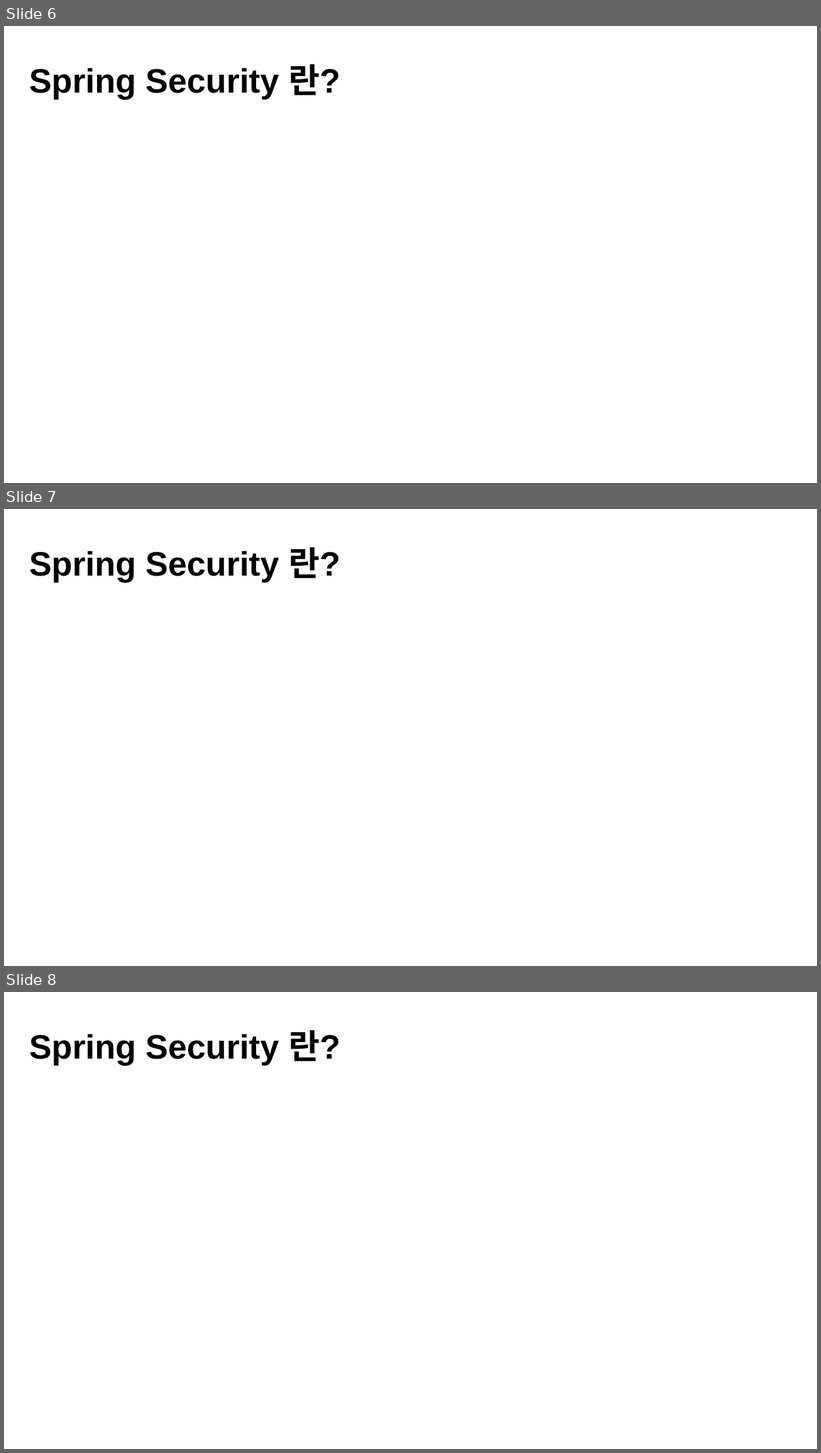
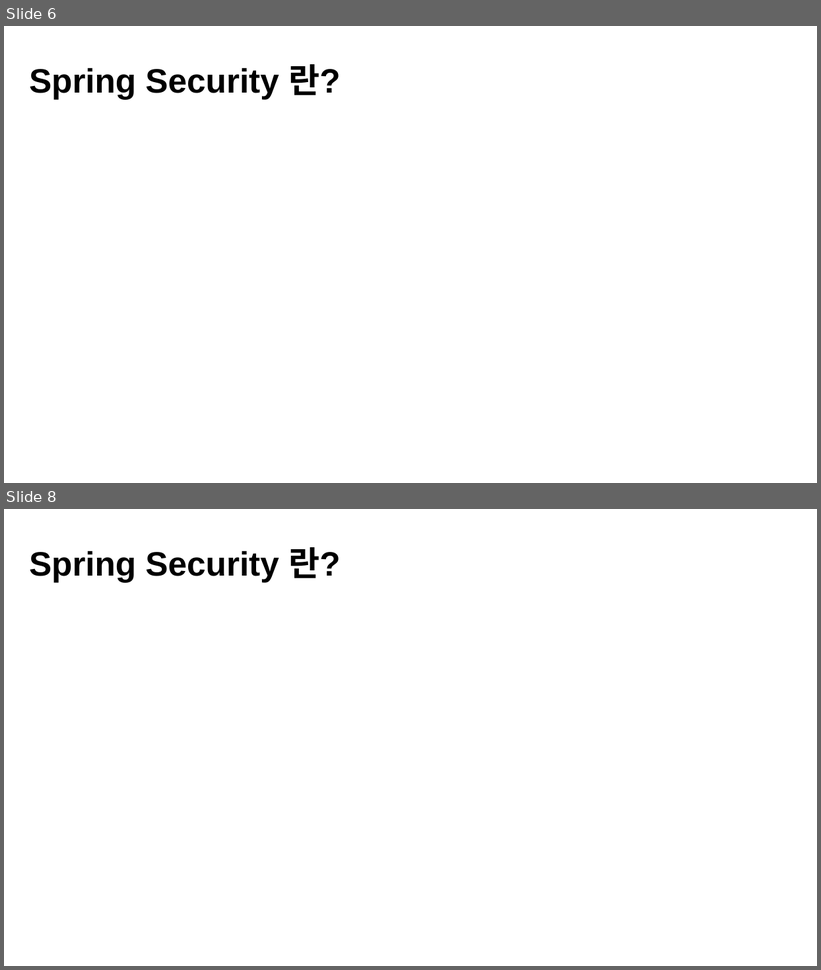
Before and after one commit to kyungmin1221/Tave_Study, a slide deck: 복습정리자료/spring 6주차 정리(kyungmin) .pptx. Shown one above the other, each under a label of ours: slides 6, 7 and 8 before the commit, slides 6 and 8 after it; the slides between them are not shown. The pictures are 821x1453 and 821x970 pixels, drawn with LibreOffice and Linux fonts; fonts in the diff are those of the drawing. Boxes give left, top, right and bottom in pixels: in the first picture for what was removed or moved away, otherwise in the second. Text is boxed around its words. In the diff, an @@ line names an element or a change of style, - is before the commit and + after.

```diff
--- a/복습정리자료/spring 6주차 정리(kyungmin) .pptx
+++ b/복습정리자료/spring 6주차 정리(kyungmin) .pptx
@@ slide 7 removed at [4,509,817,966], background #FFFFFF @@
@@ text removed at [29,547,340,582] @@
-Spring Security 란?
```
Also in this commit, not shown: 2 slides changed, 3 slides added.
